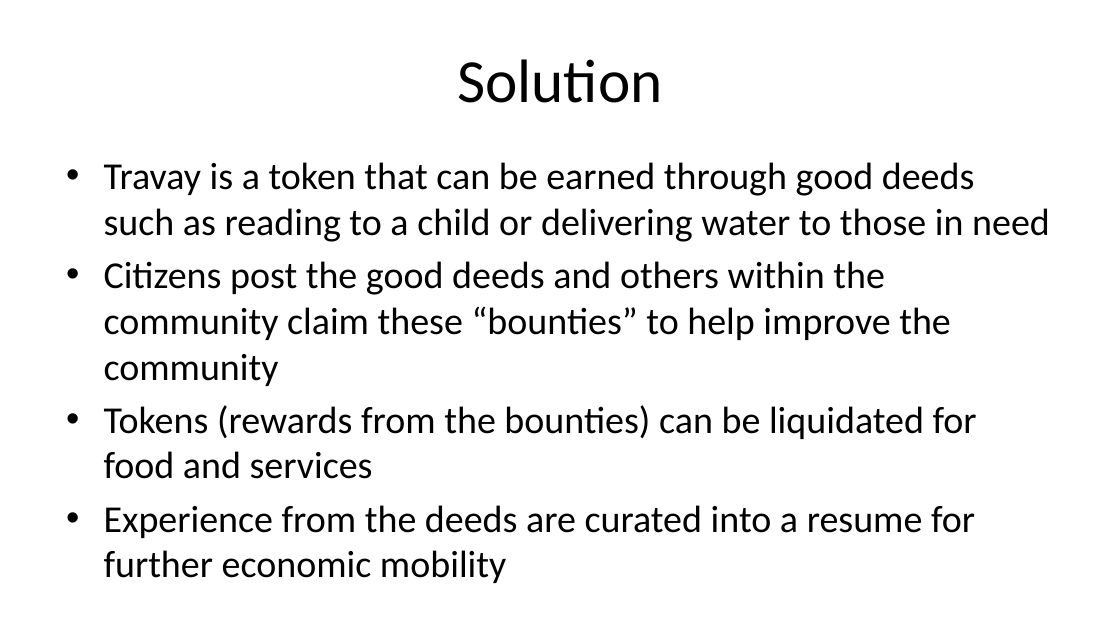
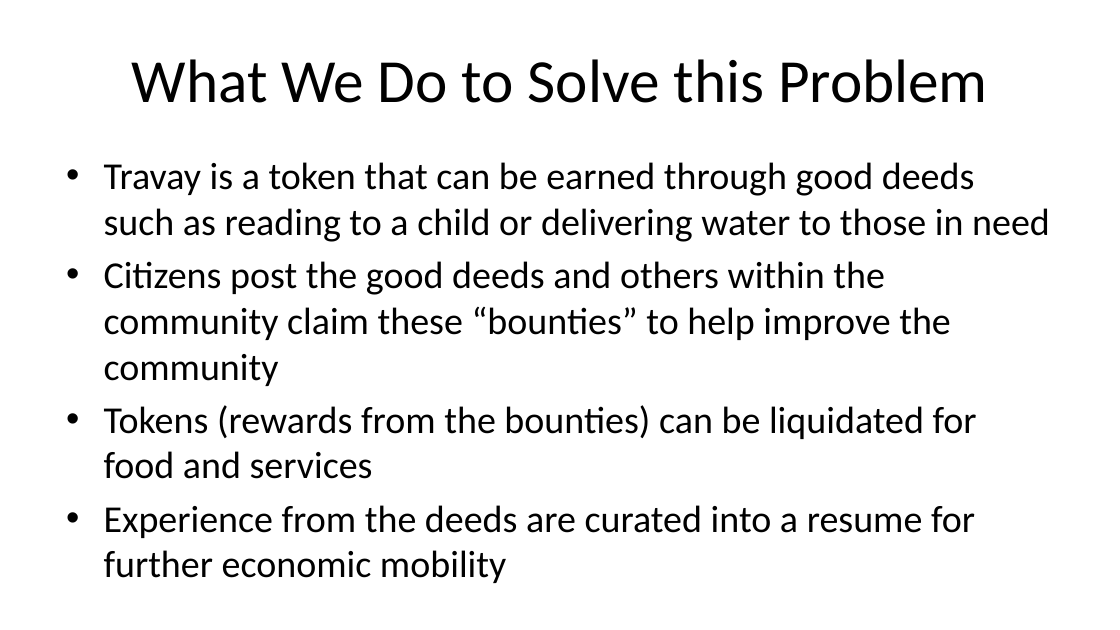
Before and after one commit to farahbrunache/travay-colony-vuejs-dapp, a slide deck: slide 5 of presentation/deck-v3.pptx (slide 6 before the commit). Drawn at 1120x630 pixels with LibreOffice and Linux fonts; fonts in the diff are those of the drawing. Boxes give left, top, right and bottom in pixels: in the first picture for what was removed or moved away, otherwise in the second. Text is boxed around its words. In the diff, an @@ line names an element or a change of style, - is before the commit and + after.

```diff
--- a/presentation/deck-v3.pptx
+++ b/presentation/deck-v3.pptx
@@ title at [132, 59, 988, 103]: text changed @@
-Solution
+What We Do to Solve this Problem
```
Also in this commit, not shown: 4 other slides changed, 30 other files.
